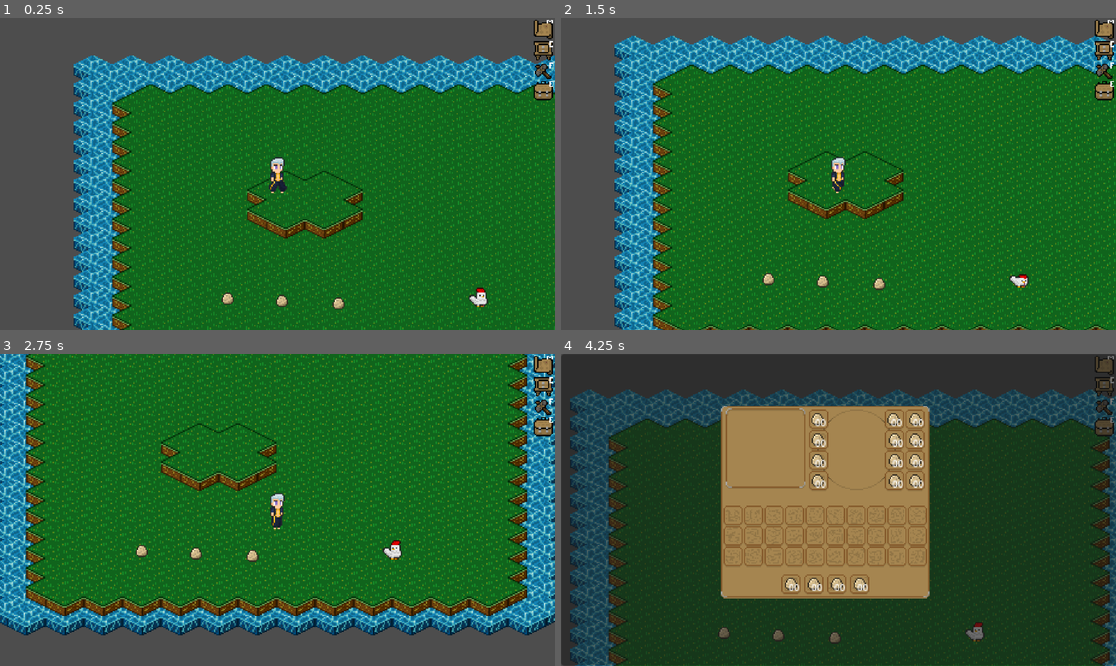
Above: before the commit, frames 1-4 (two rows, left to right).
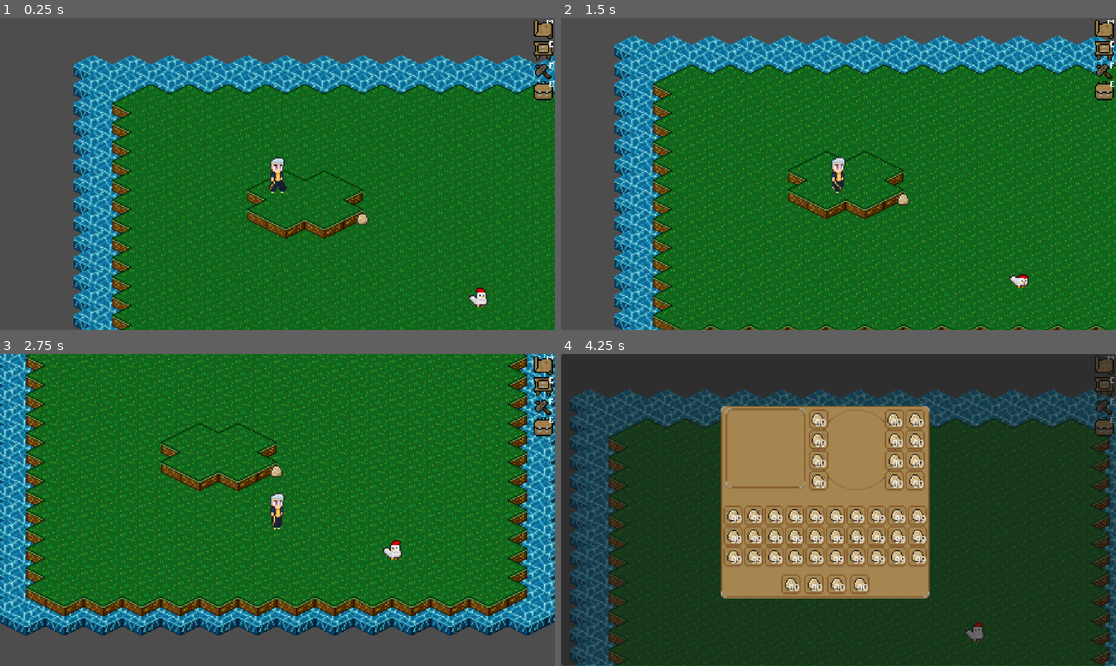
Above: after the commit, the same moments.

Repository: antth-Luca/godot-Celestia
Game: Godot game, scene res://components/levels/world.tscn
Two runs of this game, one before a commit and one after it. Both use one fixed random seed, a clock stepped at 60 frames per second and the inputs below.
Inputs (mouse positions are in pixels of both pictures, inside the frame that each line leads up to):
- Up to frame 1 (0.25 s): no input
- Up to frame 2 (1.5 s): tap Enter (ui_accept) at 0.5, 0.77 s; move the mouse to (960, 158) at 0.52 s; hold Right (ui_right) 0.53-1.28 s; click (960, 158) at 0.67 s; move the mouse to (727, 189) at 1.27 s; hold Down (ui_down) from 1.28 s (still down); click (727, 189) at 1.42 s
- Up to frame 3 (2.75 s): tap Enter (ui_accept) at 1.52 s; move the mouse to (333, 441) at 2.02 s; release Down (ui_down) at 2.03 s; hold Right (ui_right) from 2.03 s (still down); click (333, 441) at 2.17 s
- Up to frame 4 (4.25 s): move the mouse to (810, 572) at 2.77 s; release Right (ui_right) at 2.78 s; hold Up (ui_up) 2.78-3.53 s; click (810, 572) at 2.92 s; tap Enter (ui_accept) at 3.02, 3.77 s; move the mouse to (1005, 556) at 3.52 s; hold Left (ui_left) from 3.53 s (still down); click (1005, 556) at 3.67 s; tap E (ui_inventory) at 4.15 s

The runs differ from the first frame. In frame 1, 0.3% of the frame differs, in the area x 39-67%, y 62-94%; in frame 2, 0.3%; in frame 3, 0.3%; in frame 4, 2.7%, in the area x 28-66%, y 49-93%.

Commit message:
Máximo pilhamento de itens no onventário: Ok

Diff:
--- a/game/Celestia/components/autoload/DataRegister.gd
+++ b/game/Celestia/components/autoload/DataRegister.gd
@@ -4,6 +4,6 @@
 	{
 		'item_name': 'Ovo de Galinha',
 		'icon_name': 'chicken_egg',
-		'stackable': true
+		'max_stack': 99
 	}
 ]
--- a/game/Celestia/components/entities/players/player.tscn
+++ b/game/Celestia/components/entities/players/player.tscn
@@ -1,6 +1,7 @@
-[gd_scene load_steps=10 format=3 uid="uid://5u1bok7ay85u"]
+[gd_scene load_steps=11 format=3 uid="uid://5u1bok7ay85u"]
 
-[ext_resource type="Script" uid="uid://c6ieybpej14dv" path="res://components/entities/players/player.gd" id="1_k0a6i"]
+[ext_resource type="Script" uid="uid://c6ieybpej14dv" path="res://components/entities/players/Player.gd" id="1_k0a6i"]
+[ext_resource type="PackedScene" uid="uid://lv768o4g6j4a" path="res://components/ui/ui.tscn" id="3_fkts4"]
 [ext_resource type="Texture2D" uid="uid://bfcepksumhoew" path="res://assets/animations/player/all_player.png" id="6_h1r8s"]
 
 [sub_resource type="Animation" id="Animation_m8e5s"]
@@ -144,3 +145,5 @@
 zoom = Vector2(2.5, 2.5)
 process_callback = 0
 limit_smoothed = true
+
+[node name="UI" parent="." instance=ExtResource("3_fkts4")]
--- a/game/Celestia/components/items/BaseItemClass.gd
+++ b/game/Celestia/components/items/BaseItemClass.gd
@@ -3,13 +3,13 @@
 
 var item_name: String
 var icon_name: String
-var stackable: bool
+var max_stack: int
 
-func _init(item: String, icon: String, is_stackable: bool) -> void:
+func _init(item: String, icon: String, num_stack: int) -> void:
 	self.item_name = item
 	self.icon_name = icon
-	self.stackable = is_stackable
+	self.max_stack = num_stack
 
 
 static func get_empty_item() -> BaseItem:
-	return BaseItem.new('', '', false)
+	return BaseItem.new('', '', 99)
--- a/game/Celestia/components/items/ItemStackClass.gd
+++ b/game/Celestia/components/items/ItemStackClass.gd
@@ -12,3 +12,12 @@
 
 static func get_empty_slot() -> ItemStack:
 	return ItemStack.new(BaseItem.get_empty_item(), 0)
+
+
+func add_amount_safe(amount_safe: int) -> int:
+	if amount_safe > 0:
+		var space_left = item_class.max_stack - amount
+		var to_add = min(space_left, amount_safe)
+		amount += to_add
+		return amount_safe - to_add
+	return amount_safe
--- a/game/Celestia/components/items/abstract_item.gd
+++ b/game/Celestia/components/items/abstract_item.gd
@@ -1,28 +1,24 @@
 extends Sprite2D
 
-@export var item_id: int
-@export var amount_item: int
+var stack: ItemStack
 
 
-func _ready():
-	texture = load("res://assets/textures/items/" + DataRegister.ITEMS[item_id].icon_name + ".png")
+func initialize(stack_param: ItemStack):
+	self.stack = stack_param
+	texture = load("res://assets/textures/items/" + stack.item_class.icon_name + ".png")
 
 
 func _on_body_entered(body):
 	if body.is_in_group("player"):
-		var follow_tween = create_tween()
-		follow_tween.tween_property(
-			self,
-			"position",
-			body.global_position + Vector2(-8, 8),
-			0.1
-		)
-		await follow_tween.finished
-		var data_item = DataRegister.ITEMS[item_id]
-		var is_add_item: bool = get_parent().find_child("BackpackSlots").add_item_to_invent(
-			BaseItem.new(
-				data_item.item_name,
-				data_item.icon_name,
-				data_item.stackable
-			), amount_item)
-		if is_add_item: queue_free()
+		var inventory = body.get_node("UI/FullInventory/BackpackSlots")
+		if !inventory.is_full():
+			var follow_tween = create_tween()
+			follow_tween.tween_property(
+				self,
+				"position",
+				body.global_position,
+				0.1
+			)
+			await follow_tween.finished
+			inventory.add_item_to_invent(stack)
+			queue_free()
--- a/game/Celestia/components/items/foods/ChickenEggClass.gd
+++ b/game/Celestia/components/items/foods/ChickenEggClass.gd
@@ -2,5 +2,9 @@
 class_name ChickenEgg
 
 
+func _init() -> void:
+	super._init("Ovo de Galinha", "chicken_egg", 99)
+
+
 func use_item():
 	print('Comi un ovo')
--- /dev/null
+++ b/game/Celestia/components/levels/world.gd
@@ -0,0 +1,9 @@
+extends Node2D
+
+const ABSTRACT_ITEM = preload("res://components/items/abstract_item.tscn")
+
+func _ready() -> void:
+	for c in range(31):
+		var abstract_item = ABSTRACT_ITEM.instantiate()
+		abstract_item.initialize(ItemStack.new(ChickenEgg.new(), 99))
+		add_child(abstract_item)
--- a/game/Celestia/components/levels/world.tscn
+++ b/game/Celestia/components/levels/world.tscn
@@ -1,13 +1,13 @@
-[gd_scene load_steps=7 format=4 uid="uid://dnha7l542riug"]
+[gd_scene load_steps=6 format=4 uid="uid://dnha7l542riug"]
 
 [ext_resource type="PackedScene" uid="uid://5u1bok7ay85u" path="res://components/entities/players/player.tscn" id="1_i5x7m"]
+[ext_resource type="Script" uid="uid://by2ulmr1bfmmw" path="res://components/levels/world.gd" id="1_ifgvi"]
 [ext_resource type="TileSet" uid="uid://c8kmts0lbhm6c" path="res://components/levels/water_tile_layer.tres" id="1_irhby"]
 [ext_resource type="TileSet" uid="uid://dgvgpoe2lbrqa" path="res://components/levels/land_tile_layer.tres" id="2_7obii"]
 [ext_resource type="PackedScene" uid="uid://b1lu1250qk75w" path="res://components/entities/animals/chicken.tscn" id="4_7obii"]
-[ext_resource type="PackedScene" uid="uid://lv768o4g6j4a" path="res://components/ui/ui.tscn" id="5_ifgvi"]
-[ext_resource type="PackedScene" uid="uid://ek4px0gc3xn3" path="res://components/items/abstract_item.tscn" id="7_xmg66"]
 
 [node name="World" type="Node2D"]
+script = ExtResource("1_ifgvi")
 
 [node name="Water" type="TileMapLayer" parent="."]
 tile_map_data = PackedByteArray("AADw////AAAAAAAAAADx/wAAAAAAAAAAAADy/wEAAAAAAAAAAADz/wIAAAAAAAAAAAD0/wMAAAAAAAAAAAD1/w …(1952 unchanged characters)…
@@ -28,17 +28,3 @@
 position = Vector2(-73, -42)
 WATER_LAYER_PATH = NodePath("../Water")
 LAND_LAYER_PATH = NodePath("../Land1")
-
-[node name="UI" parent="." instance=ExtResource("5_ifgvi")]
-
-[node name="AbstractItem1" parent="." instance=ExtResource("7_xmg66")]
-position = Vector2(-112, 66)
-amount_item = 1
-
-[node name="AbstractItem2" parent="." instance=ExtResource("7_xmg66")]
-position = Vector2(-67, 68)
-amount_item = 1
-
-[node name="AbstractItem3" parent="." instance=ExtResource("7_xmg66")]
-position = Vector2(-20, 70)
-amount_item = 1
--- a/game/Celestia/components/ui/inventory/inventory_manager.gd
+++ b/game/Celestia/components/ui/inventory/inventory_manager.gd
@@ -1,4 +1,6 @@
 extends Control
+
+const ABSTRACT_ITEM = preload("res://components/items/abstract_item.tscn")
 
 var main_inventory = []
 
@@ -30,17 +32,20 @@
 # Volta a pilha do cursor ao inventário
 	if stack_in_cursor != null and stack_in_cursor.amount > 0:
 		if cursor_click_origin_slot < main_inventory.size():
-			var is_added = add_item_to_invent(stack_in_cursor.item_class, stack_in_cursor.amount)
-			if not is_added:
-				# TODO: Dropa a pilha
-				print("Inventário cheio! O item deveria ser dropado.")
+			add_item_to_invent(stack_in_cursor)
 		else:
-			# TODO: Caso não tenha slot válido, dropa a pilha
-			print("Inventário cheio! O item deveria ser dropado.")
+			drop_item(stack_in_cursor)
 	# Limpa variáveis do cursor
 	stack_in_cursor = null
 	clear_sprite_to_cursor()
 	update_inventory()
+
+
+func is_full() -> bool:
+	for slot in main_inventory:
+		if slot.amount < slot.item_class.max_stack:
+			return false
+	return true
 
 
 # Inventory and slot handlers
@@ -80,28 +85,36 @@
 	return false
 
 
-func add_item_to_invent(item_class: BaseItem, amount: int) -> bool:
+func get_stackable_index(item_name: String) -> int:
+	for index in main_inventory.size():
+		var inv_stack = main_inventory[index]
+		if inv_stack.item_class.item_name == item_name and inv_stack.item_class.max_stack > 1:
+			return index
+	return -1
+
+
+func add_item_to_invent(stack: ItemStack) -> void:
 	# Adiciona um item no inventário, já cuidando de empilhar, criar ou ignorar
-	if amount < 1: return false
-	if has_item(item_class.item_name) and item_class.stackable:
-		main_inventory[get_stackable_index(item_class.item_name)].amount += amount
+	if stack.amount < 1: return
+	if has_item(stack.item_class.item_name) and stack.item_class.max_stack > 1:
+		var extra = main_inventory[get_stackable_index(stack.item_class.item_name)].add_amount_safe(stack.amount)
+		if extra > 0:
+			stack.amount = extra
+			add_item_in_new_slot(stack)
 		update_inventory()
-		return true
+		return
+	add_item_in_new_slot(stack)
+
+
+func add_item_in_new_slot(stack: ItemStack):
+	var is_added = false
 	for index in main_inventory.size():
 		if main_inventory[index].amount <= 0:
-			main_inventory[index] = ItemStack.new(item_class, amount)
-			main_inventory[index].amount = amount
+			main_inventory[index] = stack
+			is_added = true
 			update_inventory()
-			return true
-	return false
-
-
-func get_stackable_index(item_name: String) -> int:
-	# Busca o slot que tenha um item específico e que seja stackable no inventário COMPLETO
-	for index in main_inventory.size():
-		if main_inventory[index].item_class.item_name == item_name and main_inventory[index].item_class.stackable:
-			return index
-	return -1
+			break
+	if !is_added: drop_item(stack)
 
 
 func remove_item_to_invent(index: int, amount: int) -> void:
@@ -109,6 +122,13 @@
 	if amount < 1: return
 	main_inventory[index].amount -= amount
 	update_inventory()
+
+
+func drop_item(stack: ItemStack, at_position: Vector2 = Vector2(0, 0)):
+	var abstract_item = ABSTRACT_ITEM.instantiate()
+	abstract_item.initialize(stack)
+	get_tree().root.add_child(abstract_item)
+	abstract_item.global_position = at_position
 
 # Inventory cursor handlers
 func _on_slot_gui_input(event: InputEvent, slot):
@@ -141,7 +161,7 @@
 			stack_in_cursor = null
 			clear_sprite_to_cursor()
 		# Slot do inventário é igual ao do cursor
-		elif stack_in_cursor.item_class.item_name == slot_stack.item_class.item_name and slot_stack.item_class.stackable:
+		elif stack_in_cursor.item_class.item_name == slot_stack.item_class.item_name and not slot_stack.amount + stack_in_cursor.amount > stack_in_cursor.item_class.max_stack:
 			slot_stack.amount += stack_in_cursor.amount
 			stack_in_cursor = null
 			clear_sprite_to_cursor()
@@ -174,7 +194,7 @@
 			main_inventory[slot_index] = ItemStack.new(stack_in_cursor.item_class, 1)
 			stack_in_cursor.amount -= 1
 		# Slot do inventário é igual ao do cursor
-		elif slot_stack.item_class.item_name == stack_in_cursor.item_class.item_name and slot_stack.item_class.stackable:
+		elif slot_stack.item_class.item_name == stack_in_cursor.item_class.item_name and not slot_stack.amount + stack_in_cursor.amount > stack_in_cursor.item_class.max_stack:
 			slot_stack.amount += 1
 			stack_in_cursor.amount -= 1
 
@@ -202,5 +222,5 @@
 	sprite_to_cursor.global_position = get_global_mouse_position()
 
 
-func _input(event):
+func _input(_event):
 	update_sprite_to_cursor()
Not shown, added: game/Celestia/components/levels/world.gd.uid
